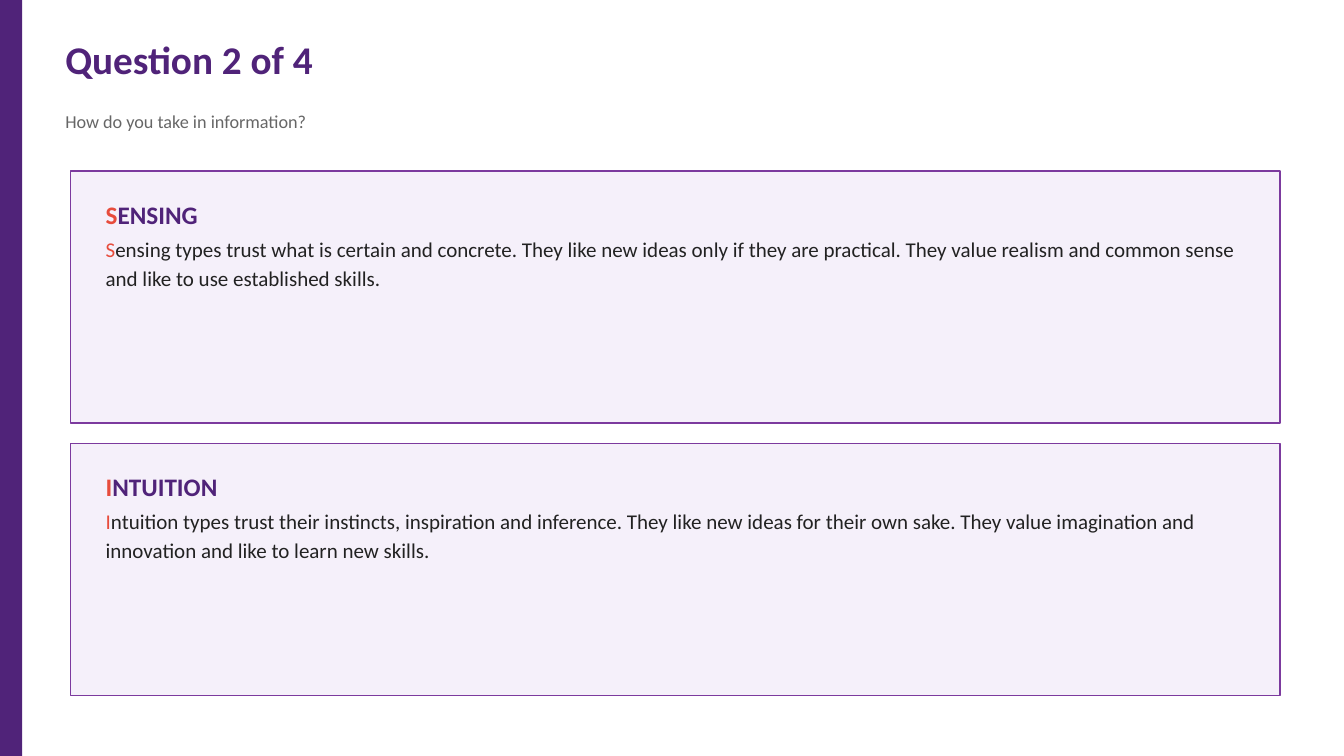
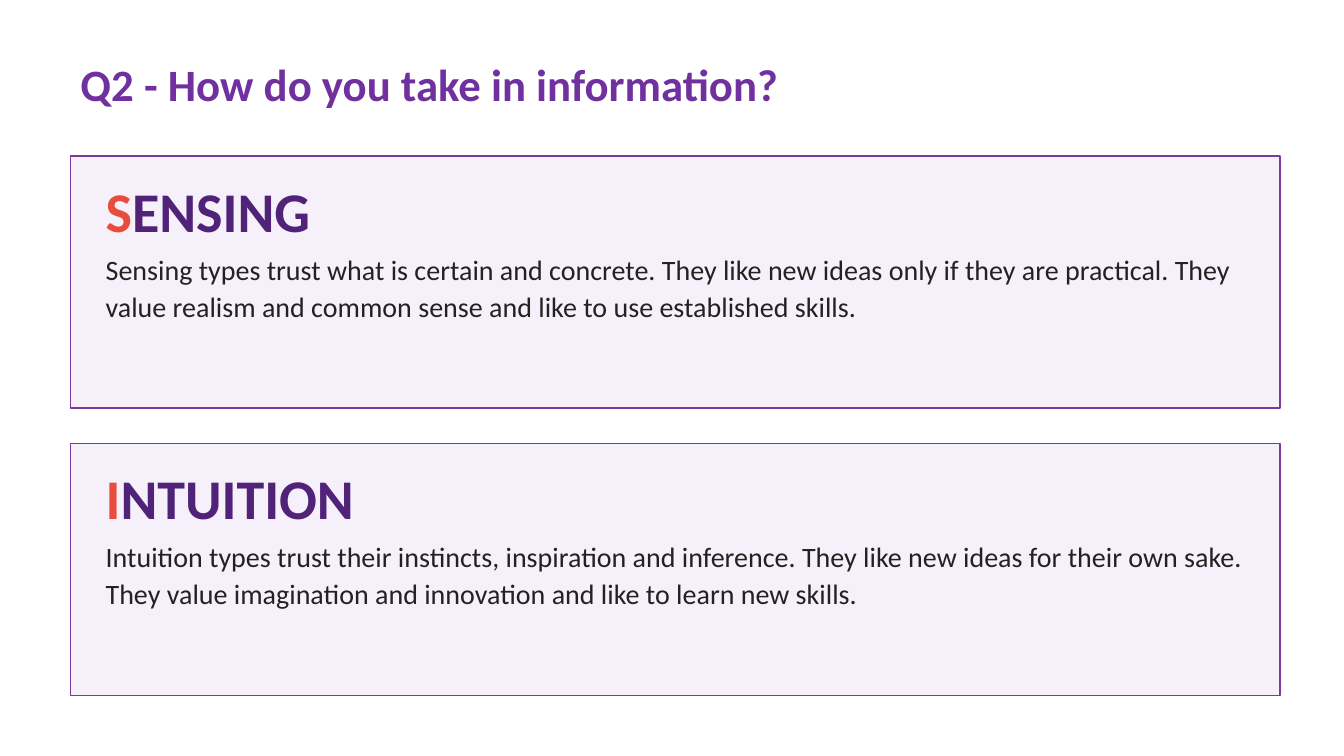
Before and after one commit to 975801846-star/workspace-outputs, a slide deck: slide 4 of Effective_Teamwork_2_survey.pptx. Drawn at 1344x756 pixels with LibreOffice and Linux fonts; fonts in the diff are those of the drawing. Boxes give left, top, right and bottom in pixels: in the first picture for what was removed or moved away, otherwise in the second. Text is boxed around its words. In the diff, an @@ line names an element or a change of style, - is before the commit and + after.

Commit message:
Unify Q2-Q4 slide format with Q1 (32pt title, 40pt option, 20pt desc)

```diff
--- a/Effective_Teamwork_2_survey.pptx
+++ b/Effective_Teamwork_2_survey.pptx
@@ rectangle removed at box(0, 0, 22, 756) @@
@@ text removed at box(65, 46, 313, 79) @@
-Question 2 of 4
@@ text at box(80, 69, 778, 108): text changed; size 13 to 32 pt; text colour #666666 to #7030A0; bold on @@
-How do you take in information?
+Q2 - How do you take in information?
@@ rectangle: place and size @@
-rectangle at box(71, 171, 1280, 423)
+rectangle at box(71, 156, 1280, 408)
@@ text "SENSING": place and size @@
-text "SENSING" at box(106, 207, 1233, 286)
+text "SENSING" at box(106, 195, 1230, 317)
@@ text "SENSING" at box(106, 195, 1230, 317): size 18 to 40 pt in "SENSING"; size 15 to 20 pt; text colour #E74C3C to #222222 in "Sensing"; line spacing 1.1 to 1; more space between paragraphs; line spacing 1.15 to 1.1 @@
@@ text "INTUITION" at box(106, 482, 1241, 609): size 18 to 40 pt in "INTUITION"; size 15 to 20 pt; text colour #E74C3C to #222222 in "Intuition"; line spacing 1.1 to 1; more space between paragraphs; line spacing 1.15 to 1.1 @@
```
Also in this commit, not shown: 3 other slides changed.
